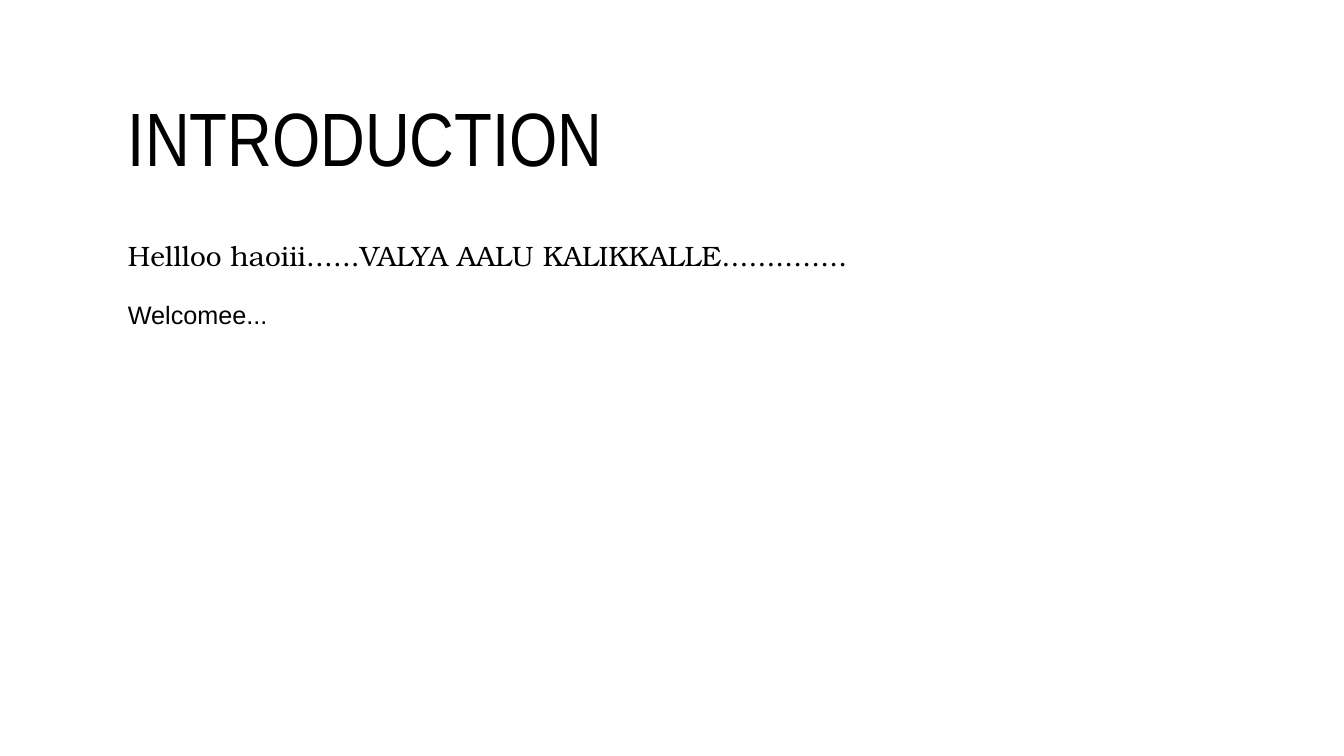
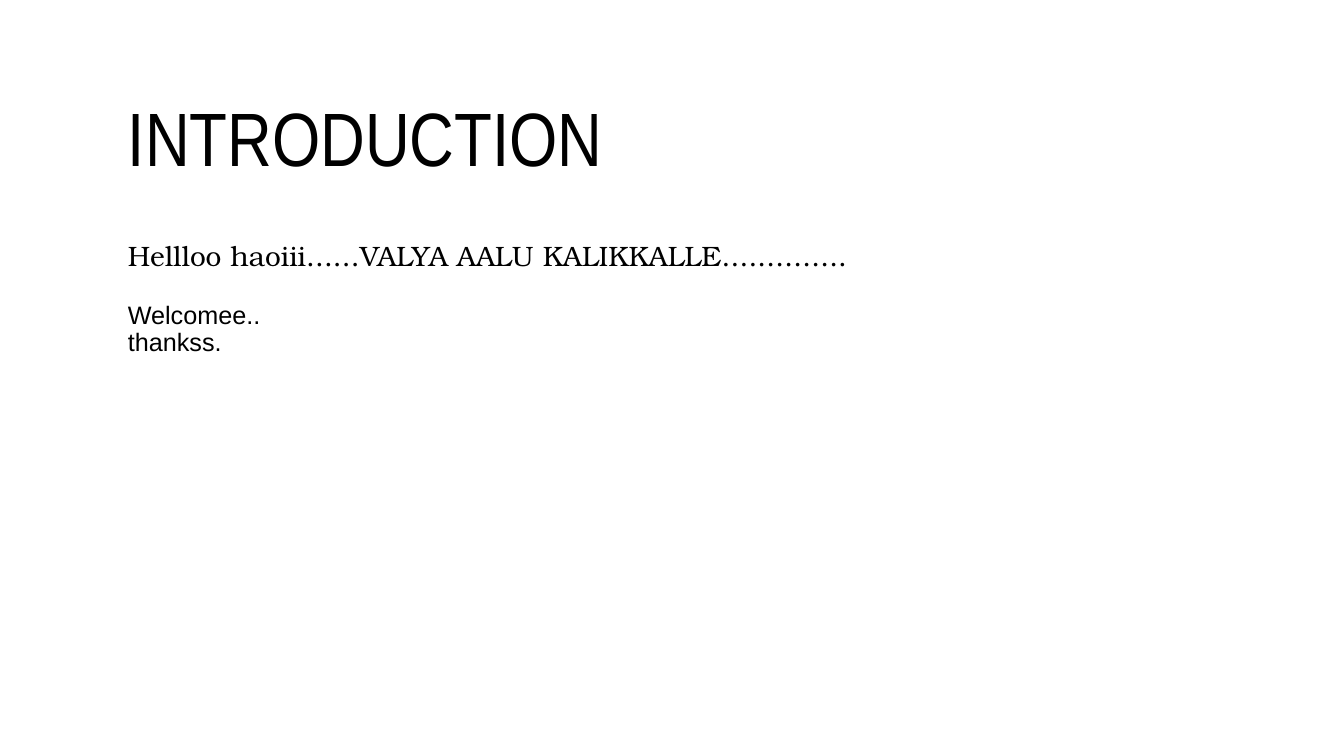
Before and after one commit to jinijacob/sample, a slide deck: slide 2 of The Write Way.pptx. Drawn at 1344x756 pixels with LibreOffice and Linux fonts; fonts in the diff are those of the drawing; background and template pictures are left out. Boxes give left, top, right and bottom in pixels: in the first picture for what was removed or moved away, otherwise in the second. Text is boxed around its words. In the diff, an @@ line names an element or a change of style, - is before the commit and + after.

Commit message:
CReated branch commit

```diff
--- a/The Write Way.pptx
+++ b/The Write Way.pptx
@@ text at bbox=[128, 305, 260, 352]: text changed @@
-Welcomee...
+Welcomee..
+thankss.
```
